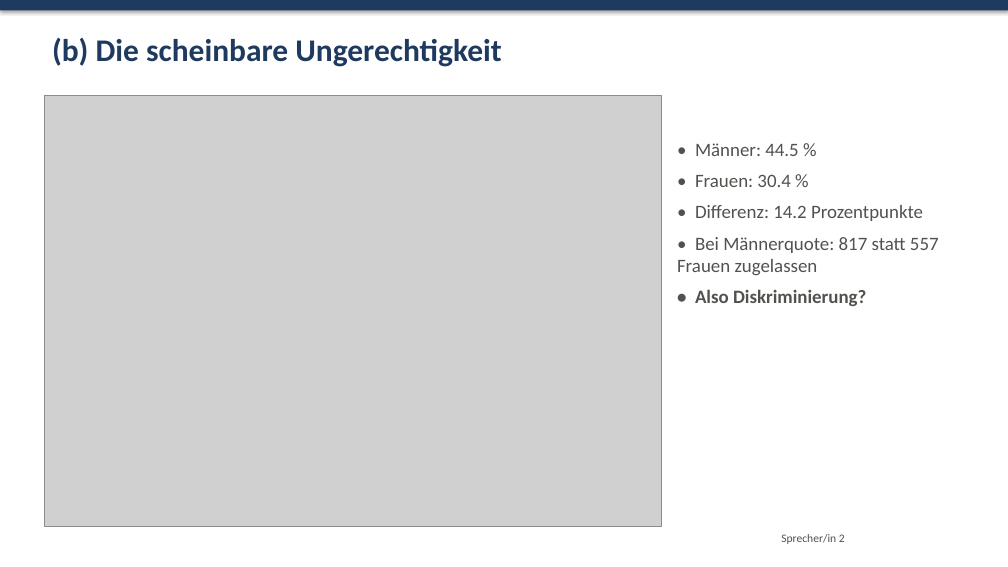
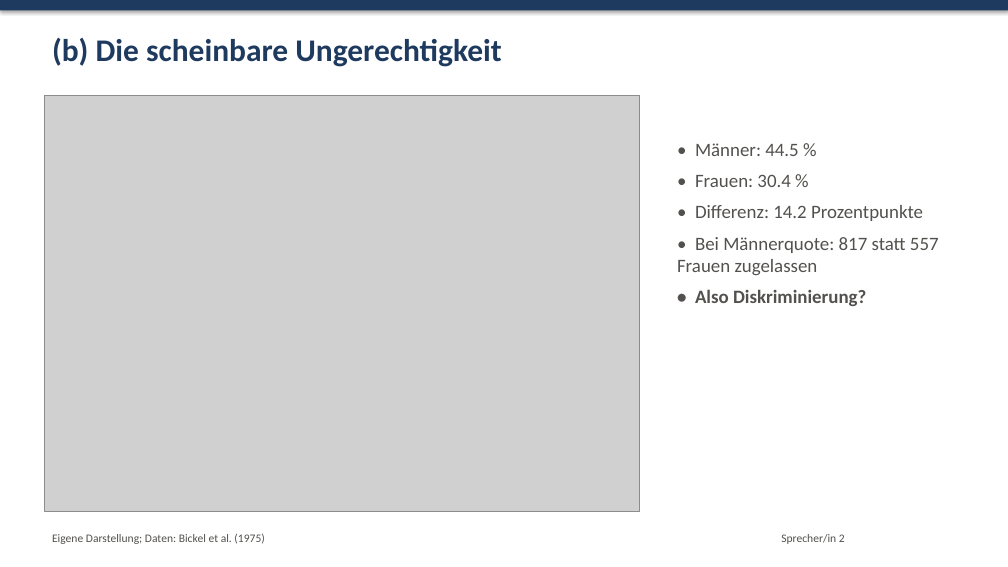
Before and after one commit to leozhaw26/statistik, a slide deck: slide 6 of vortrag4/Vortrag4_Praesentation.pptx. Drawn at 1008x567 pixels with LibreOffice and Linux fonts; fonts in the diff are those of the drawing; grey boxes stand for pictures. Boxes give left, top, right and bottom in pixels: in the first picture for what was removed or moved away, otherwise in the second. Text is boxed around its words. In the diff, an @@ line names an element or a change of style, - is before the commit and + after.

```diff
--- a/vortrag4/Vortrag4_Praesentation.pptx
+++ b/vortrag4/Vortrag4_Praesentation.pptx
@@ picture: place and size @@
-picture at box(45, 95, 662, 527)
+picture at box(45, 95, 640, 512)
@@ text added at box(52, 534, 264, 544), 11 pt, text #52514E @@
+Eigene Darstellung; Daten: Bickel et al. (1975)
```
Also in this commit, not shown: 10 other slides changed, 6 other files.
